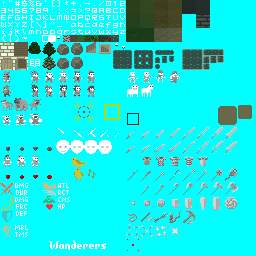
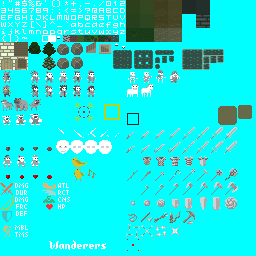
Layered file, before and after one edit (w=256, h=256). Changes by layer:
painted on "Layer" over 30, 59, 40, 67
